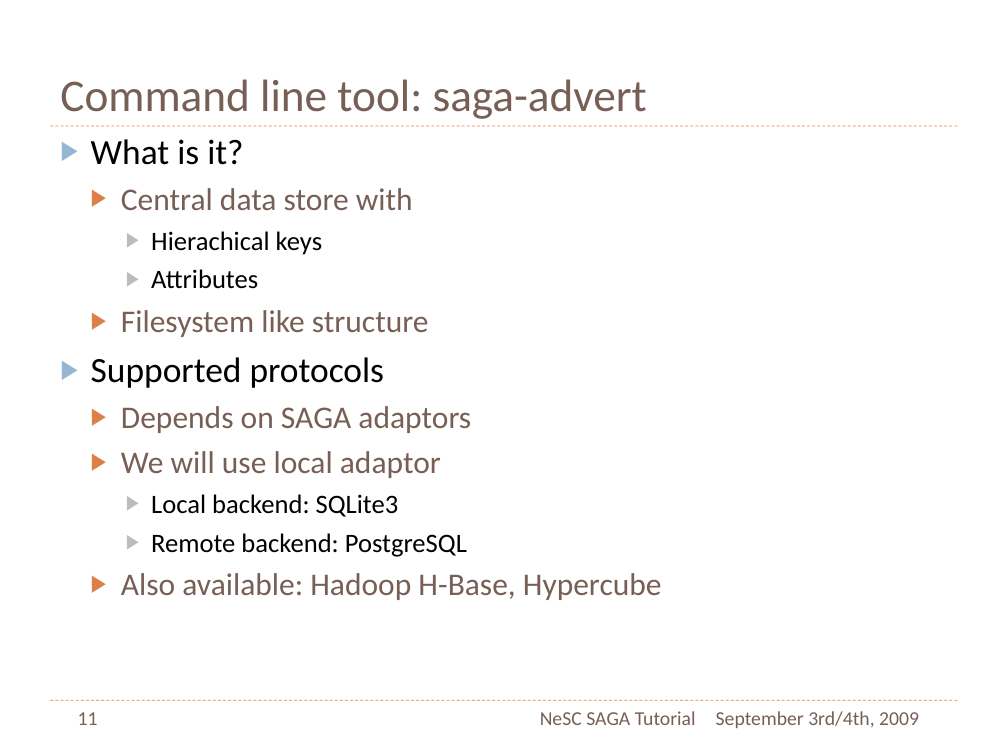
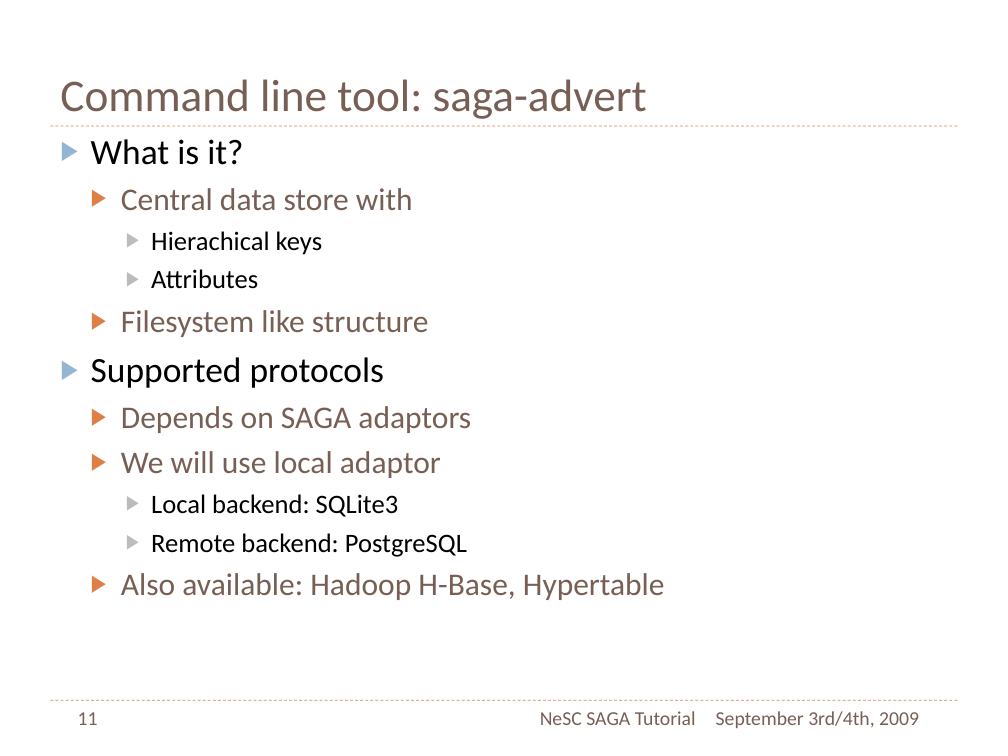
Before and after one commit to saga-project/saga-cpp-legacy-projects, a slide deck: slide 11 of tutorial/NeSC-2009/NeSC09-Practical-PPT.pptx. Drawn at 1008x756 pixels with LibreOffice and Linux fonts; fonts in the diff are those of the drawing. Boxes give left, top, right and bottom in pixels: in the first picture for what was removed or moved away, otherwise in the second. Text is boxed around its words. In the diff, an @@ line names an element or a change of style, - is before the commit and + after.

```diff
--- a/tutorial/NeSC-2009/NeSC09-Practical-PPT.pptx
+++ b/tutorial/NeSC-2009/NeSC09-Practical-PPT.pptx
@@ text at (121, 573, 665, 600): text changed @@
-  ▶ Also available: Hadoop H-Base, Hypercube
+  ▶ Also available: Hadoop H-Base, Hypertable
```
Also in this commit, not shown: 2 other slides changed, 3 slides added, 2 slides removed, 2 other files.
